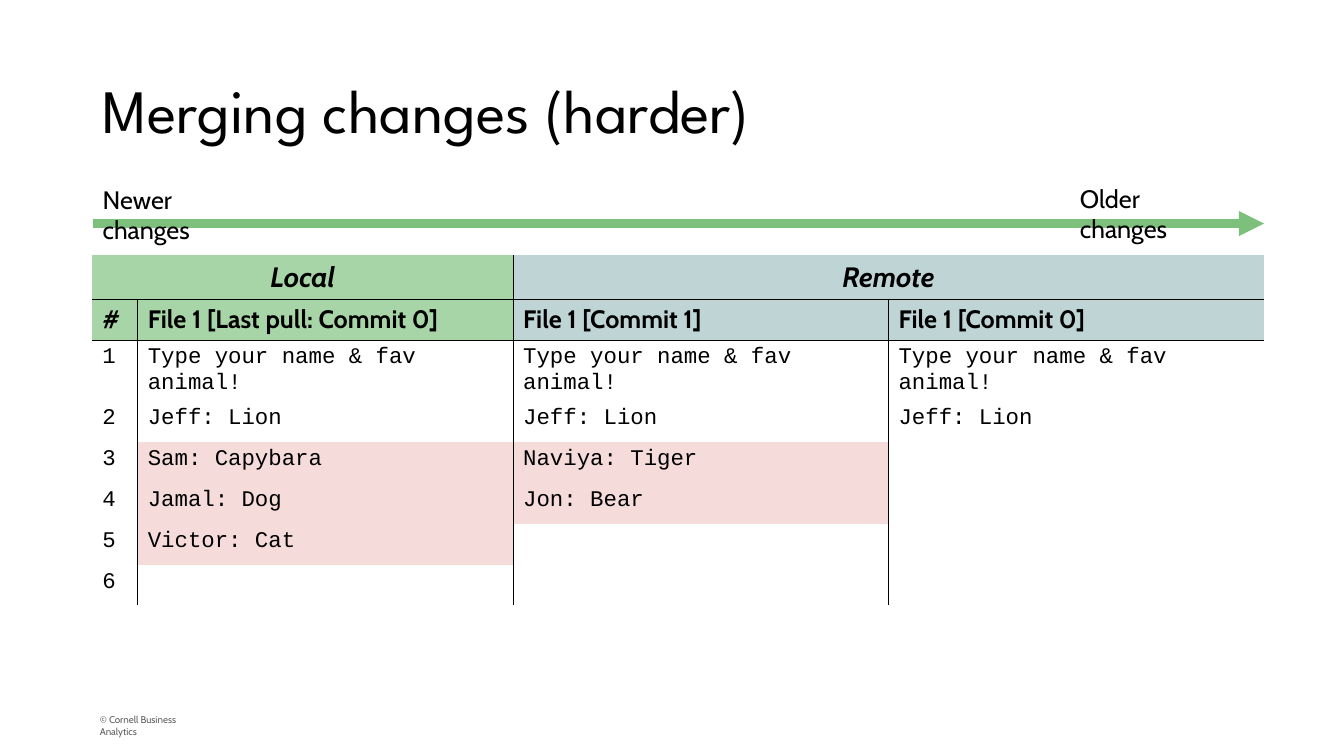
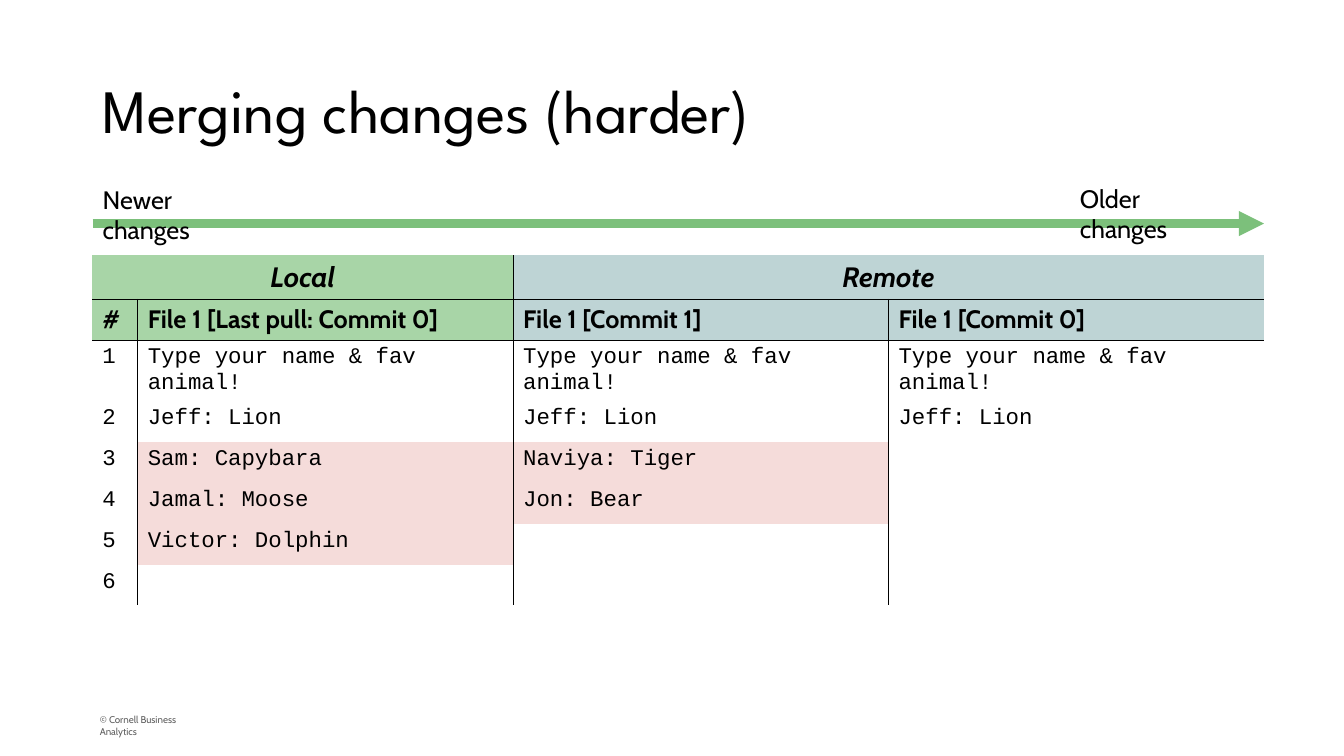
Before and after one commit to sam-hu/cba-git-tutorial, a slide deck: slide 13 of git.pptx (slide 11 before the commit). Drawn at 1344x756 pixels with LibreOffice and Linux fonts; fonts in the diff are those of the drawing; background and template pictures are left out. Boxes give left, top, right and bottom in pixels: in the first picture for what was removed or moved away, otherwise in the second. Text is boxed around its words. In the diff, an @@ line names an element or a change of style, - is before the commit and + after.

```diff
--- a/git.pptx
+++ b/git.pptx
@@ table at (93,255,1263,593) @@
-row 6, column 2: Jamal: Dog
+row 6, column 2: Jamal: Moose
-row 7, column 2: Victor: Cat
+row 7, column 2: Victor: Dolphin
```
Also in this commit, not shown: 5 other slides changed, 3 slides added.
